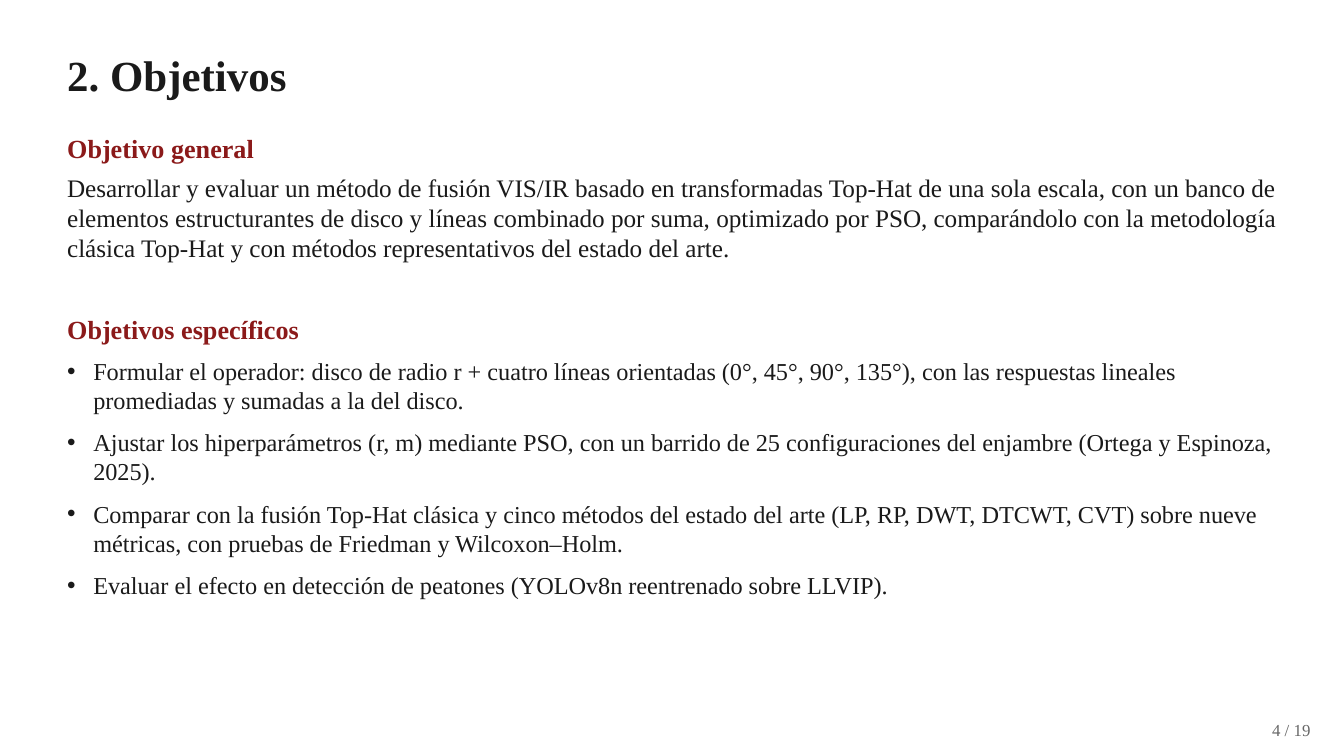
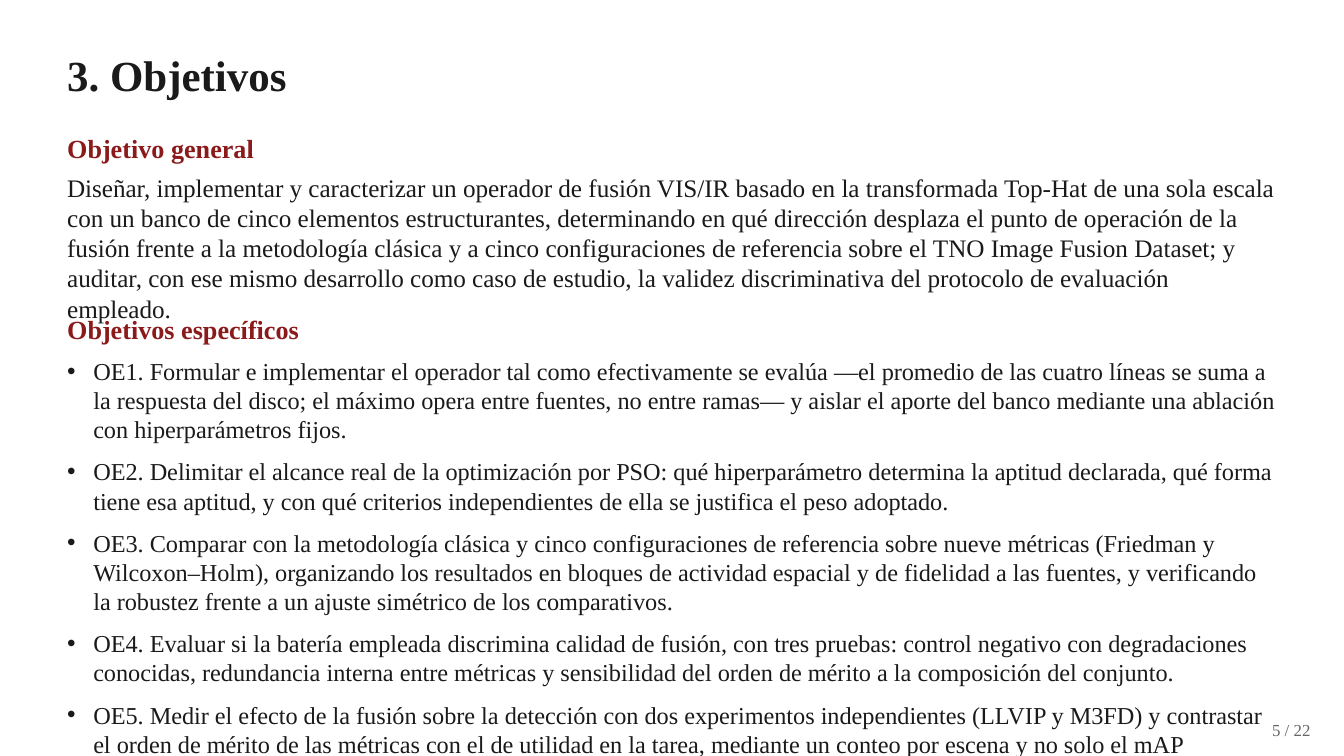
Before and after one commit to YanBajac/TFM_Fusion_Imagenes_Propuesta_Oficial, a slide deck: slide 5 of docs/Tesis_Defensa_Presentacion.pptx (slide 4 before the commit). Drawn at 1344x756 pixels with LibreOffice and Linux fonts; fonts in the diff are those of the drawing. Boxes give left, top, right and bottom in pixels: in the first picture for what was removed or moved away, otherwise in the second. Text is boxed around its words. In the diff, an @@ line names an element or a change of style, - is before the commit and + after.

Commit message:
Deck de defensa: reestructura a 22 diapositivas con la auditoria del protocolo
Segundo pase de la Fase 4.4, siguiendo docs/Plan_Deck_Defensa.md. El deck pasa de
19 a 22 diapositivas numeradas mas una de reserva.

Nuevas:
 - «2. Los dos aportes de la tesis», que declara el reencuadre antes de exponerlo,
   para que la auditoria no se lea despues como autosabotaje.
 - «9. Auditoria I — ¿discrimina calidad la bateria?»: control negativo con siete
   entradas degradadas (el ruido de sigma 0,20 queda 3.o de 14 y su rango mejora
   al aumentar el ruido) y la redundancia FE-EN.
 - «Auditoria II — el orden de merito es propiedad del criterio»: 9 metricas
   frente a 17 sin cambiar ninguna imagen fusionada, y el ajuste simetrico de los
   comparativos.
 - «Auditoria III — ¿cuanto aporta el banco?»: ablacion con (r, m) igualados,
   incluida la caida de la suma al cuarto lugar al retirar FE.

Las hipotesis pasan de tres a siete en una diapositiva propia, con las dos
familias declaradas (operador: H1 y H7; criterio: H2 a H6) y el mapa de en que
seccion se contrasta cada una. Los objetivos especificos pasan de cuatro a cinco.
La prueba visual de M3FD queda como diapositiva de reserva sin numerar, con sus
conteos reales. Indice, titulos y contadores «n / 22» renumerados en cadena.

Dos cifras del plan NO se aplicaron porque la verificacion contra los CSV las
desmintio:
 - el barrido devuelve r = 1 en 16 de 25 configuraciones, no en 18;
 - a peso igualado el margen frente al clasico es 0,167 (propuesta 3,528 contra
   3,694), no 0,683.

El plan si detecto un error propio en el libro: la seccion 5.8.4 afirmaba que con
diecisiete metricas y comparativos ajustados la propuesta cae al quinto lugar,
cuando la columna del CSV la deja tercera (3,821, detras de LP 3,141 y DTCWT
3,362). Corregido, y agregado el contraste a peso igualado que faltaba: ejecutando
el Top-Hat clasico con (r, m) = (25; 0,30) la propuesta conserva el primer lugar,
de modo que la ventaja del clasico en el escenario B proviene de su peso m = 1 y
no del operador.

Verificado sobre el PDF: 18 afirmaciones falsas u obsoletas en 0 apariciones, 20
elementos del contenido nuevo presentes, contadores en orden. El libro sigue en 0
fallos con 70 paginas.

```diff
--- a/docs/Tesis_Defensa_Presentacion.pptx
+++ b/docs/Tesis_Defensa_Presentacion.pptx
@@ text at (67, 61, 286, 100): text changed @@
-2. Objetivos
+3. Objetivos
@@ text at (67, 179, 1274, 293): text changed @@
-Desarrollar y evaluar un método de fusión VIS/IR basado en transformadas Top-Hat de una sola escala, con un banco de elementos estructurantes de disco y líneas combinado por suma, optimizado por PSO, comparándolo con la metodología clásica Top-Hat y con métodos representativos del estado del arte.
+Diseñar, implementar y caracterizar un operador de fusión VIS/IR basado en la transformada Top-Hat de una sola escala con un banco de cinco elementos estructurantes, determinando en qué dirección desplaza el punto de operación de la fusión frente a la metodología clásica y a cinco configuraciones de referencia sobre el TNO Image Fusion Dataset; y auditar, con ese mismo desarrollo como caso de estudio, la validez discriminativa del protocolo de evaluación empleado.
@@ text at (93, 363, 1274, 756): text changed @@
-• Formular el operador: disco de radio r + cuatro líneas orientadas (0°, 45°, 90°, 135°), con las respuestas lineales promediadas y sumadas a la del disco.
-• Ajustar los hiperparámetros (r, m) mediante PSO, con un barrido de 25 configuraciones del enjambre (Ortega y Espinoza, 2025).
-• Comparar con la fusión Top-Hat clásica y cinco métodos del estado del arte (LP, RP, DWT, DTCWT, CVT) sobre nueve métricas, con pruebas de Friedman y Wilcoxon–Holm.
-• Evaluar el efecto en detección de peatones (YOLOv8n reentrenado sobre LLVIP).
+• OE1. Formular e implementar el operador tal como efectivamente se evalúa —el promedio de las cuatro líneas se suma a la respuesta del disco; el máximo opera entre fuentes, no entre ramas— y aislar el aporte del banco mediante una ablación con hiperparámetros fijos.
+• OE2. Delimitar el alcance real de la optimización por PSO: qué hiperparámetro determina la aptitud declarada, qué forma tiene esa aptitud, y con qué criterios independientes de ella se justifica el peso adoptado.
+• OE3. Comparar con la metodología clásica y cinco configuraciones de referencia sobre nueve métricas (Friedman y Wilcoxon–Holm), organizando los resultados en bloques de actividad espacial y de fidelidad a las fuentes, y verificando la robustez frente a un ajuste simétrico de los comparativos.
+• OE4. Evaluar si la batería empleada discrimina calidad de fusión, con tres pruebas: control negativo con degradaciones conocidas, redundancia interna entre métricas y sensibilidad del orden de mérito a la composición del conjunto.
+• OE5. Medir el efecto de la fusión sobre la detección con dos experimentos independientes (LLVIP y M3FD) y contrastar el orden de mérito de las métricas con el de utilidad en la tarea, mediante un conteo por escena y no solo el mAP promedio.
@@ text at (1272, 725, 1311, 736): text changed @@
-4 / 19
+5 / 22
```
Also in this commit, not shown: 15 other slides changed, 5 slides added, 1 slide removed, 3 other files.
